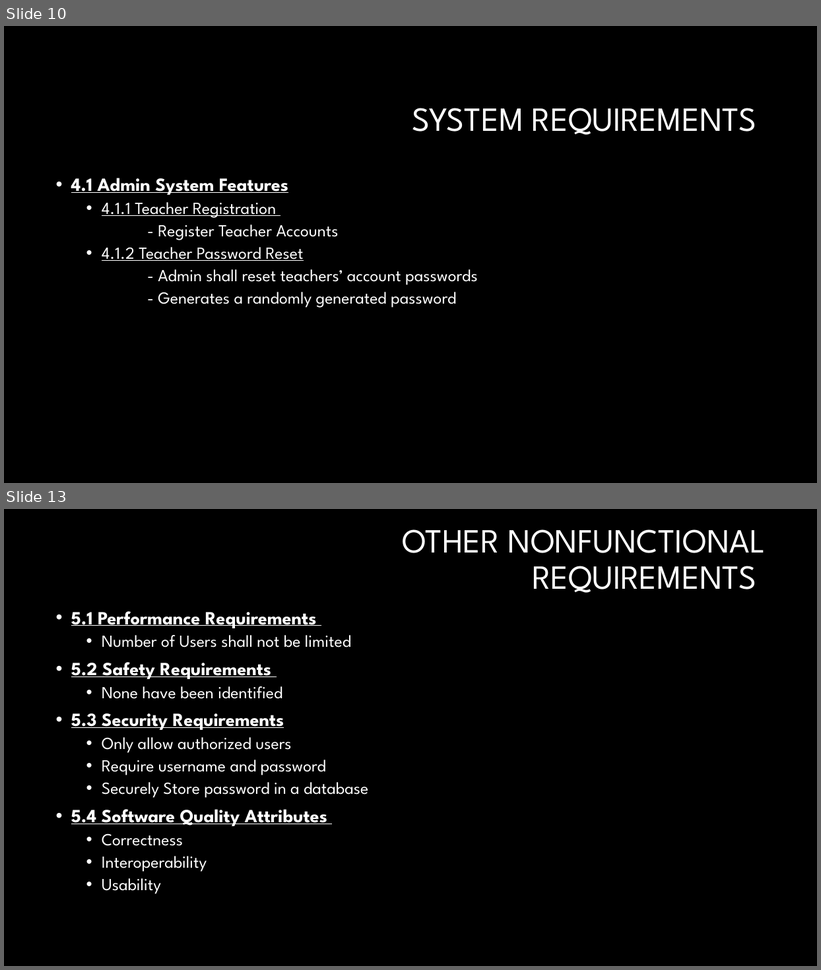
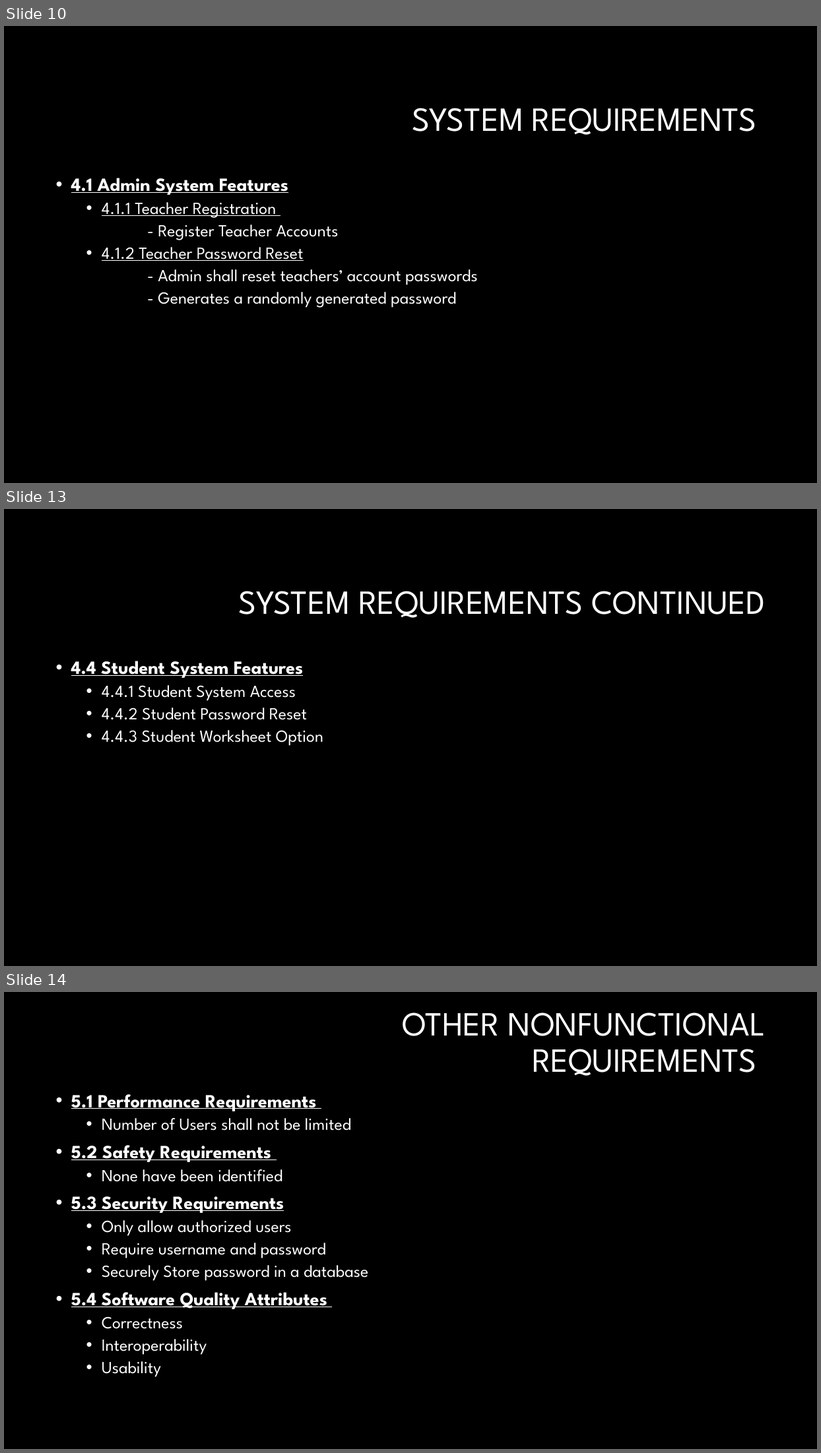
Before and after one commit to sarahakk/fraction-worksheet-creator, a slide deck: Presentation Elementary Engineers .pptx. Shown one above the other, each under a label of ours: slides 10 and 13 before the commit, slides 10, 13 and 14 after it; the slides between them are not shown. The pictures are 821x970 and 821x1453 pixels, drawn with LibreOffice and Linux fonts; fonts in the diff are those of the drawing; background and template pictures are left out. Boxes give left, top, right and bottom in pixels: in the first picture for what was removed or moved away, otherwise in the second. Text is boxed around its words. In the diff, an @@ line names an element or a change of style, - is before the commit and + after.

Commit message:
Update Section 4 of presentation
Updated with most up-to-date requirements

```diff
--- a/Presentation Elementary Engineers .pptx
+++ b/Presentation Elementary Engineers .pptx
@@ slide 13 added at bbox=[4, 509, 817, 966], background #000000 @@
@@ title added at bbox=[238, 591, 765, 618], 40 pt, text #FFFFFF @@
+SYSTEM REQUIREMENTS CONTINUED
@@ text added at bbox=[71, 661, 323, 746], 20 pt, text #FFFFFF @@
+• 4.4 Student System Features
+  • 4.4.1 Student System Access
+  • 4.4.2 Student Password Reset
+  • 4.4.3 Student Worksheet Option
@@ what was slide 13 is now slide 14 @@
```
Also in this commit, not shown: 2 slides changed.
